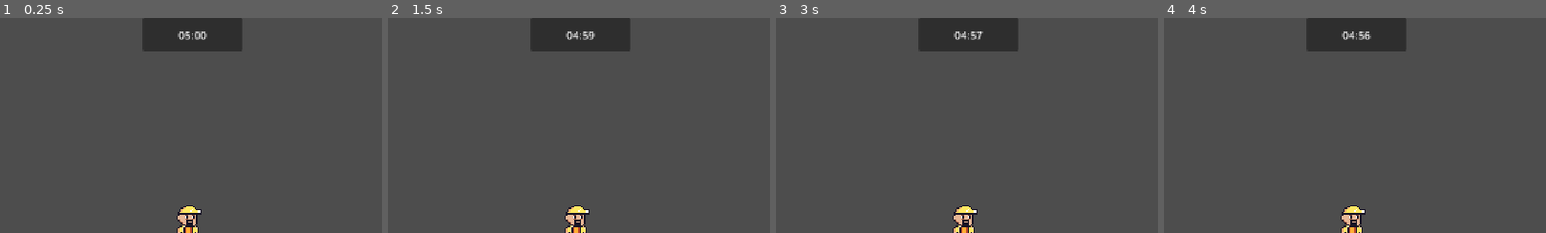
Above: before the commit, frames 1-4 (left to right).
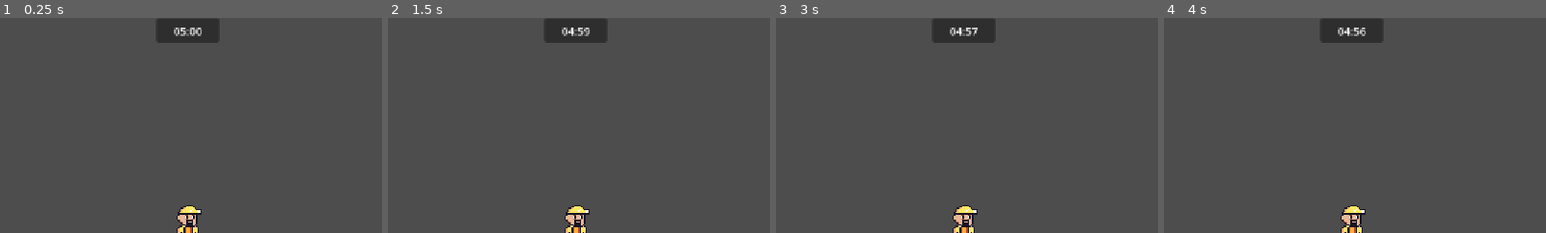
Above: after the commit, the same moments.

Repository: mulliganj3atwit/godot-jam-99
Game: Godot game, scene res://scenes/main.tscn
Two runs of this game, one before a commit and one after it. Both use one fixed random seed, a clock stepped at 60 frames per second and the inputs below. The project has no main scene, so this scene is started directly.
Inputs (mouse positions are % of the whole screen's width and height, from its top left):
- Up to frame 1 (0.25 s): no input
- Up to frame 2 (1.5 s): tap Enter at 0.5 s; move the mouse to (72, 45) at 0.52 s; tap Space at 1.25 s; move the mouse to (30, 55) at 1.27 s
- Up to frame 3 (3 s): tap Enter at 2 s; move the mouse to (60, 28) at 2.02 s; tap Space at 2.75 s; move the mouse to (45, 70) at 2.77 s
- Up to frame 4 (4 s): tap Enter at 3.5 s; move the mouse to (80, 65) at 3.52 s
The pictures show only the part of the screen within x 25-75%, y 0-50%; the shares and areas given below are measured in that part.

The runs differ from the first frame. In frame 1, 2.5% of the frame differs, in the area x 37-64%, y 0-16%; in frame 2, 2.4%; in frame 3, 2.4%; in frame 4, 2.4%.

Commit message:
added world borders

Diff:
--- a/scenes/main.tscn
+++ b/scenes/main.tscn
@@ -38,6 +38,11 @@
 sources/1 = SubResource("TileSetAtlasSource_tipki")
 sources/2 = SubResource("TileSetAtlasSource_85g3d")
 
+[sub_resource type="WorldBoundaryShape2D" id="WorldBoundaryShape2D_v5gy4"]
+
+[sub_resource type="WorldBoundaryShape2D" id="WorldBoundaryShape2D_tefeu"]
+distance = -1152.0
+
 [node name="Main" type="Node2D" unique_id=50933285]
 script = ExtResource("1_jyhfs")
 
@@ -51,4 +56,18 @@
 tile_map_data = PackedByteArray("AAAAAAMAAQAAAAAAAAAAAAQAAgAAAAAAAAAAAAUAAgAAAAAAAAAAAAYAAgAAAAAAAAAAAAcAAAAAAAAAAAAAAA …(10864 unchanged characters)…
 tile_set = SubResource("TileSet_1vivr")
 
+[node name="WorldBorder" type="StaticBody2D" parent="." unique_id=1739721404]
+
+[node name="CollisionShape2D" type="CollisionShape2D" parent="WorldBorder" unique_id=1122506006]
+rotation = 1.5707964
+shape = SubResource("WorldBoundaryShape2D_v5gy4")
+one_way_collision = true
+one_way_collision_direction = Vector2(0, 0)
+
+[node name="CollisionShape2D2" type="CollisionShape2D" parent="WorldBorder" unique_id=1424218482]
+rotation = 4.712389
+shape = SubResource("WorldBoundaryShape2D_tefeu")
+one_way_collision = true
+one_way_collision_direction = Vector2(0, 0)
+
 [connection signal="digging" from="Player" to="." method="_on_player_digging"]
--- a/scenes/player.tscn
+++ b/scenes/player.tscn
@@ -46,9 +46,10 @@
 anchors_preset = 5
 anchor_left = 0.5
 anchor_right = 0.5
-offset_left = -20.0
-offset_right = 20.0
-offset_bottom = 40.0
+offset_left = 1.0
+offset_top = 1.0
+offset_right = 41.0
+offset_bottom = 41.0
 grow_horizontal = 2
 metadata/_edit_group_ = true
 
@@ -58,8 +59,8 @@
 anchor_left = 0.5
 anchor_right = 0.5
 offset_left = -70.0
-offset_right = 80.0
-offset_bottom = 50.0
+offset_right = 24.0
+offset_bottom = 36.0
 grow_horizontal = 2
 
 [node name="TimerText" type="Label" parent="UI/Control/TimerPanel" unique_id=1132219849]
